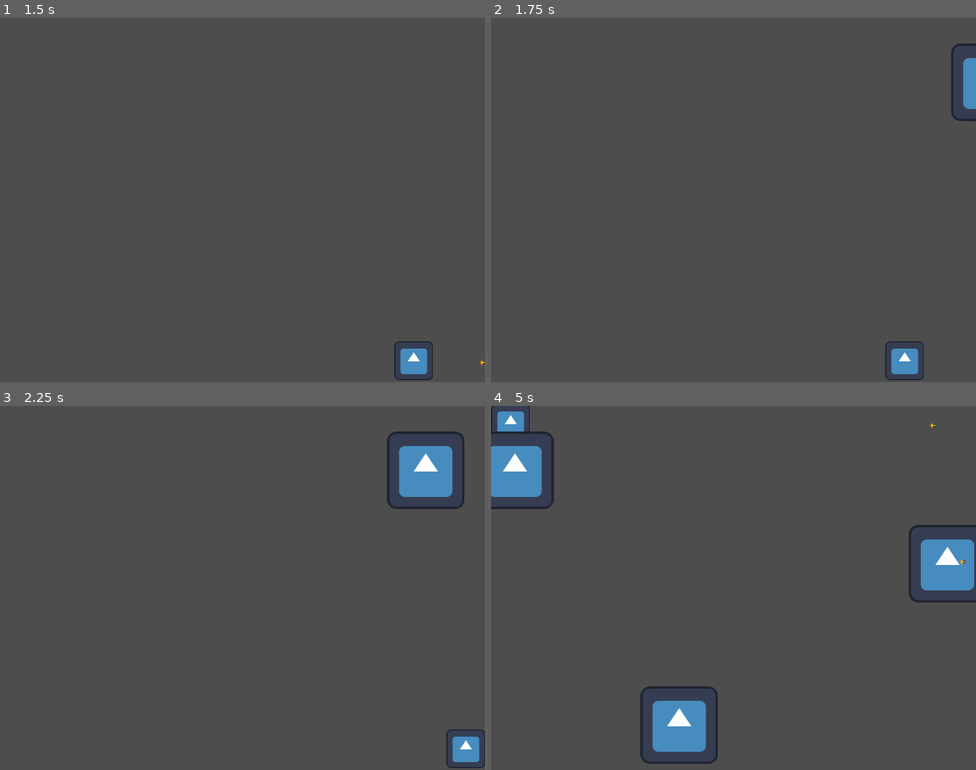
Above: before the commit, frames 1-4 (two rows, left to right).
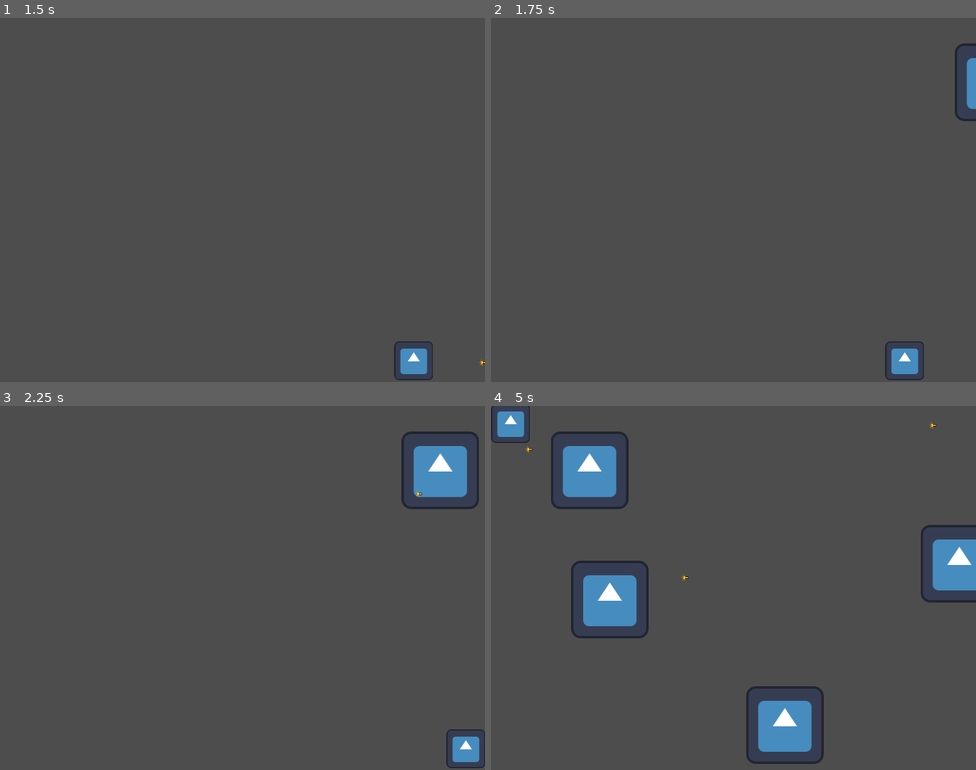
Above: after the commit, the same moments.

Repository: quentinams/chrono-sprinter
Game: Godot game, scene res://scene/main.tscn
The game is run twice, just before and just after one commit, with the same random seed, the same clock (stepped at 60 frames per second) and the same inputs. The engine's default icon, where the game draws it, is replaced by a stand-in: a white triangle on a blue panel in a dark square.
Inputs:
- Up to frame 1 (1.5 s): tap Enter at 0.5 s; hold D (player_right) 0.53-1.28 s; tap Space (player_shoot) at 0.6, 1.35 s; hold S (player_down) from 1.28 s (still down)
- Up to frame 2 (1.75 s): keep holding S (player_down)
- Up to frame 3 (2.25 s): release S (player_down) at 2.03 s; hold D (player_right) from 2.03 s (still down); tap Space (player_shoot) at 2.1 s
- Up to frame 4 (5 s): release D (player_right) at 2.78 s; hold W (player_up) 2.78-3.53 s; tap Space (player_shoot) at 2.85, 3.6, 4.35 s; hold A (player_left) from 3.53 s (still down)

Frame 1 is identical in both runs. In frame 2, 0.3% of the frame differs, in the area x 94-100%, y 7-29%; in frame 3, 1.5%; in frame 4, 10%, in the area x 0-100%, y 7-99%.

Commit message:
fix time

Diff:
--- a/scene/bullet.gd
+++ b/scene/bullet.gd
@@ -11,10 +11,9 @@
 # Called every frame. 'delta' is the elapsed time since the previous frame.
 func _process(delta):
 	if not get_parent().get_node("Player").is_moving:
-		velocity.x = 50
-	else:
-		velocity.x = 1000
-	position += velocity * delta
+		position += (velocity * delta)/4
+	else :
+		position += velocity * delta
 	if global_position.x > 800:
 		queue_free()
 	pass
--- a/scene/enemy.gd
+++ b/scene/enemy.gd
@@ -2,7 +2,7 @@
 
 var bullet = preload("res://scene/bullet.tscn")
 var speed
-var velocity
+var velocity = Vector2.ZERO
 
 # Called when the node enters the scene tree for the first time.
 func _ready():
@@ -21,17 +21,18 @@
 
 # Called every frame. 'delta' is the elapsed time since the previous frame.
 func _process(delta):
-	if get_parent().get_node("Player").is_moving:
+	if not get_parent().get_node("Player").is_moving:
+		position += Vector2 (-75, 0) * delta
+	else:
 		position += velocity * delta
-		if global_position.x < -128:
-			queue_free()
+	if global_position.x < -128:
+		queue_free()
 	pass
 
 
 
 func _on_shoot_cooldown_timeout():
-	if get_parent().get_node("Player").is_moving:
-		shoot_player()
-		get_node("shoot_cooldown").stop()
-		get_node("shoot_cooldown").start()
+	shoot_player()
+	get_node("shoot_cooldown").stop()
+	get_node("shoot_cooldown").start()
 	pass # Replace with function body.
--- a/scene/main.gd
+++ b/scene/main.gd
@@ -22,7 +22,7 @@
 func spawn_enemy():
 	var new_enemy = enemy.instantiate()
 	new_enemy.global_position = Vector2(800, randi_range(screensize.position.y, screensize.end.y))
-	new_enemy.velocity = Vector2(randi_range(-200, -600), 0)
+	new_enemy.velocity = Vector2(randi_range(-200, -300), 0)
 	self.add_child(new_enemy)
 	pass
 
